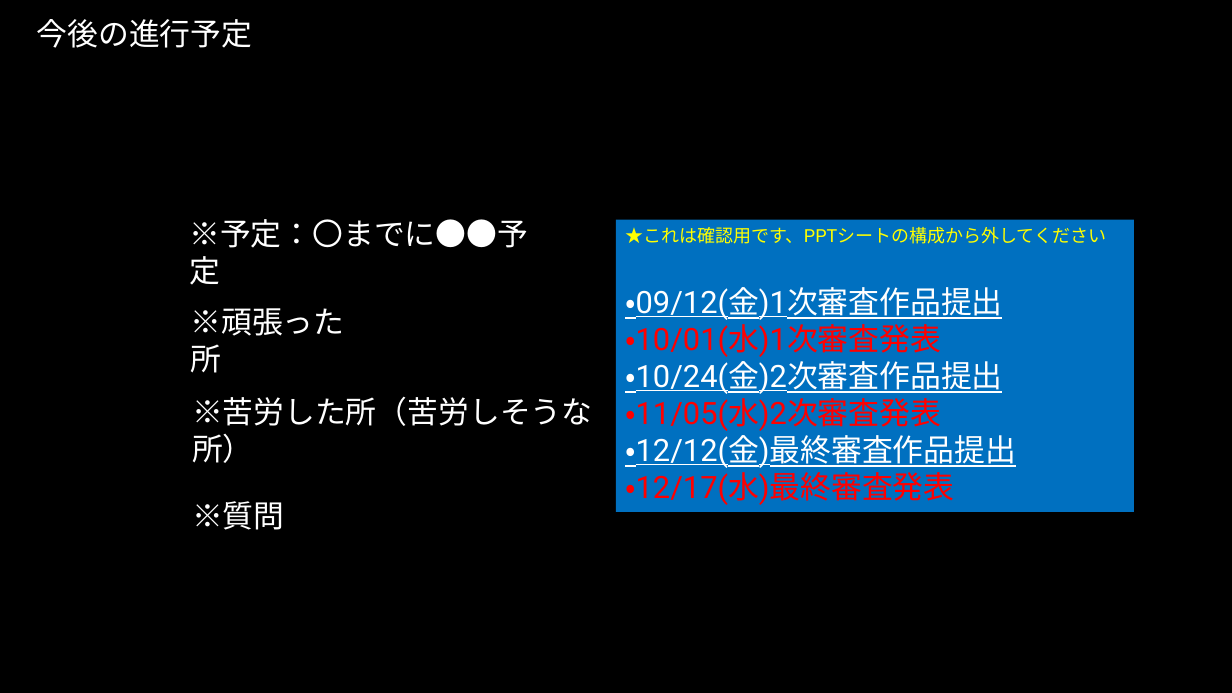
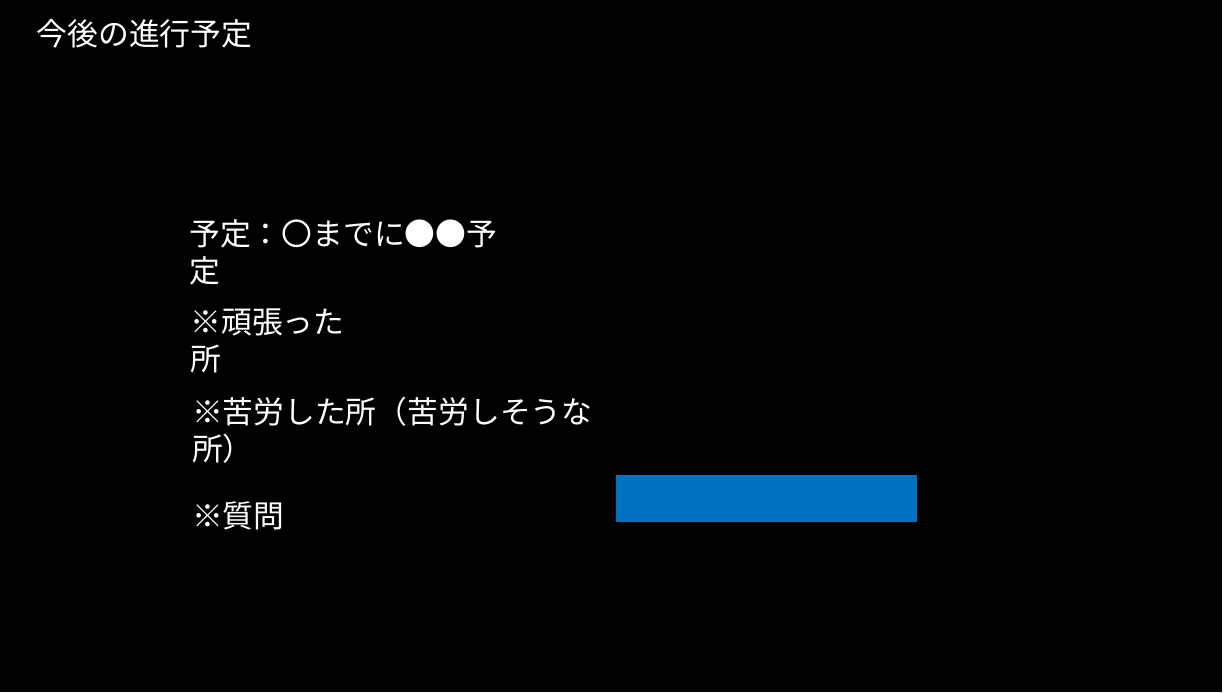
Before and after one commit to ryo-cpu/Camera, a slide deck: slide 8 of 概要書.pptx. Drawn at 1232x693 pixels with LibreOffice and Linux fonts; fonts in the diff are those of the drawing. Boxes give left, top, right and bottom in pixels: in the first picture for what was removed or moved away, otherwise in the second. Text is boxed around its words. In the diff, an @@ line names an element or a change of style, - is before the commit and + after.

```diff
--- a/概要書.pptx
+++ b/概要書.pptx
@@ rectangle: place and size @@
-rectangle at <box>0,0,1232,693</box>
+rectangle at <box>0,0,1221,691</box>
@@ text at <box>189,219,497,285</box>: text changed @@
-※予定：〇までに●●予定
+予定：〇までに●●予定
@@ rectangle removed at <box>616,220,1135,512</box> @@
-★これは確認用です、PPTシートの構成から外してください
-・09/12(金)1次審査作品提出
-・10/01(水)1次審査発表
-・10/24(金)2次審査作品提出
-・11/05(水)2次審査発表
-・12/12(金)最終審査作品提出
-・12/17(水)最終審査発表
@@ rectangle added at <box>616,475,918,521</box>, fill #0070C0 @@
```
Also in this commit, not shown: 1 slide added, 1 slide removed, 2 other files.
